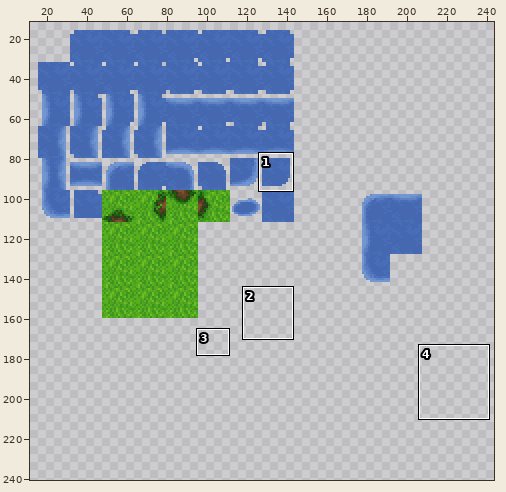
Two states of a pixel-art file, src/concept/sprite/Sprite-0002.aseprite. Above: a wide view before the commit, with the close-up outlined.
Close-up. Earlier state:
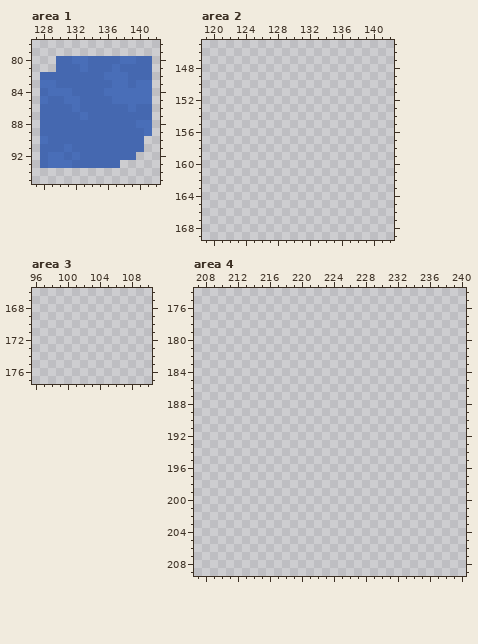
256x256 pixels, 1 frame. Colours within 5 levels of each other are drawn and written as one. Shown: area 1: x 127..142, y 78..95; area 2: x 119..142, y 145..169; area 3: x 96..110, y 166..177; area 4: x 207..240, y 174..209. The wide view leaves out empty margins. The commit also changed other parts of the picture, which this record leaves out.
The same view after the edit:
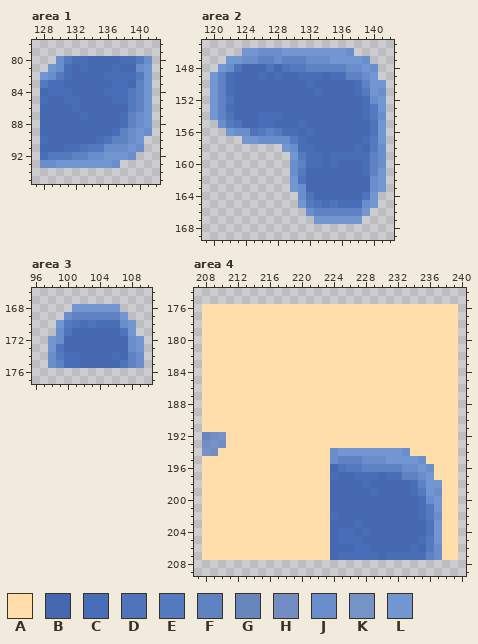
Palette (. is transparent): A #ffdeac  B #4568b0  C #496eb8  D #4f74bb  E #547abf  F #5f83c2  G #6986bc  H #718dc4  J #6a8ecc  K #7593c6  L #7196d1
Diff:
--- area 1, layer "Layer 1"
@@ x 127..142 @@
 79 ................
-80 ...BBCCBBBBCCBB.
-81 ...BBBCBBBCBBBB.
-82 .BBBBBBBBCCCBBB.
-83 .CCBBBBBBBCCBCC.
-84 .BCCCBBBBCCCCCC.
-85 .CBBCCBBBBCCCCC.
-86 .BBBBCBBBBBBCBB.
-87 .BBBBBCBBBBBBBB.
-88 .BBBBBBBBBBBBCC.
-89 .BBBBBBBBBBBBBC.
-90 .CBBBBBBBBBBBB..
-91 .BBBCBBBBBBBBB..
-92 .BCCBCBBBBBBB...
-93 .BCCCBBBBBB.....
+80 ...JECCBBBBCCEJ.
+81 ..LJCBCBBBCBBJL.
+82 .LJECBBBBCCCCEL.
+83 .ECCBBBBBBCCBFL.
+84 .BCCCBBBBCCCEFL.
+85 .CBBCCBBBBCCEFL.
+86 .BBBBCBBBBBBEFL.
+87 .BBBBBCBBBBCFJL.
+88 .BBBBBBBBBBCFJL.
+89 .BBBBBBBBBCFJLJ.
+90 .CBBBBBBCDFFJL..
+91 .BBBCCDEEJJJLJ..
+92 .CEEEFFJJLLLJ...
+93 .JJLLLLLLLJ.....
 94 ................
--- area 2, layer "Layer 1"
@@ x 119..142 @@
 145 ........................
-146 ........................
-147 ........................
-148 ........................
-149 ........................
-150 ........................
-151 ........................
-152 ........................
-153 ........................
-154 ........................
-155 ........................
-156 ........................
-157 ........................
-158 ........................
-159 ........................
-160 ........................
-161 ........................
-162 ........................
-163 ........................
-164 ........................
-165 ........................
-166 ........................
-167 ........................
+146 .....LLJJJLLLLLLLLJ.....
+147 ...LLJJFFJFFFJJJLLLLJ...
+148 ..LJDBBBDBDEEFFFFFJJLJ..
+149 .LFCBBBCBCBBCCCBCCFFJL..
+150 .LFCBBBBBBBBBCBBBBBCFLL.
+151 .LFCBBBBBBBBBBCBBBBCELJ.
+152 .LFDBBBBBBBBBBBBBBBBCJL.
+153 .LFCBBBBBBBBBBBBBBBBCEL.
+154 .LFDBBBCCCBBBBBBBBBBCEJ.
+155 ..JEDBBCCBBBCBBBBBBBBDL.
+156 ...LJJDEFECCBCBBBBBBBDL.
+157 .....LLJJJJECBBBBBBBCEL.
+158 ..........LJCCBBBBBCBEJ.
+159 ...........LECCBCCCCCFJ.
+160 ...........JFCCBCBBBCFJ.
+161 ...........JEBBBBBBBCFL.
+162 ...........LDBBBBBBBBJL.
+163 ...........LJBBBBBBBBJL.
+164 ............JDBBBBBBDL..
+165 ............LEDCDCCCJL..
+166 .............JFFFFFFL...
+167 ..............LLLLLL....
 168 ........................
--- area 3, layer "Layer 1"
@@ x 96..110 @@
 167 ...............
-168 ...............
-169 ...............
-170 ...............
-171 ...............
-172 ...............
-173 ...............
-174 ...............
-175 ...............
+168 .....LLLLLL....
+169 ....JFFFFFFL...
+170 ...LEDCDCCCJL..
+171 ...JDBBBBBBDL..
+172 ..LJBBBBBBBBJL.
+173 ..LDBBBBBBBBJL.
+174 ..JECCBBBBCBFJ.
+175 ..JFCCBBBBBDFJ.
 176 ...............
--- area 4, layers "Layer 1", "Layer 2"
@@ x 207..240 @@
 175 ..................................
-176 ..................................
-177 ..................................
-178 ..................................
-179 ..................................
-180 ..................................
-181 ..................................
-182 ..................................
-183 ..................................
-184 ..................................
-185 ..................................
-186 ..................................
-187 ..................................
-188 ..................................
-189 ..................................
-190 ..................................
-191 ..................................
-192 ..................................
-193 ..................................
-194 ..................................
-195 ..................................
-196 ..................................
-197 ..................................
-198 ..................................
-199 ..................................
-200 ..................................
-201 ..................................
-202 ..................................
-203 ..................................
-204 ..................................
-205 ..................................
-206 ..................................
-207 ..................................
+176 .AAAAAAAAAAAAAAAAAAAAAAAAAAAAAAAA.
+177 .AAAAAAAAAAAAAAAAAAAAAAAAAAAAAAAA.
+178 .AAAAAAAAAAAAAAAAAAAAAAAAAAAAAAAA.
+179 .AAAAAAAAAAAAAAAAAAAAAAAAAAAAAAAA.
+180 .AAAAAAAAAAAAAAAAAAAAAAAAAAAAAAAA.
+181 .AAAAAAAAAAAAAAAAAAAAAAAAAAAAAAAA.
+182 .AAAAAAAAAAAAAAAAAAAAAAAAAAAAAAAA.
+183 .AAAAAAAAAAAAAAAAAAAAAAAAAAAAAAAA.
+184 .AAAAAAAAAAAAAAAAAAAAAAAAAAAAAAAA.
+185 .AAAAAAAAAAAAAAAAAAAAAAAAAAAAAAAA.
+186 .AAAAAAAAAAAAAAAAAAAAAAAAAAAAAAAA.
+187 .AAAAAAAAAAAAAAAAAAAAAAAAAAAAAAAA.
+188 .AAAAAAAAAAAAAAAAAAAAAAAAAAAAAAAA.
+189 .AAAAAAAAAAAAAAAAAAAAAAAAAAAAAAAA.
+190 .AAAAAAAAAAAAAAAAAAAAAAAAAAAAAAAA.
+191 .AAAAAAAAAAAAAAAAAAAAAAAAAAAAAAAA.
+192 .GHKAAAAAAAAAAAAAAAAAAAAAAAAAAAAA.
+193 .HKHAAAAAAAAAAAAAAAAAAAAAAAAAAAAA.
+194 .KHAAAAAAAAAAAAAAJLLLLLLLLJAAAAAA.
+195 .AAAAAAAAAAAAAAAAJFFFJJJLLLLJAAAA.
+196 .AAAAAAAAAAAAAAAABDEEFFFFFJJLJAAA.
+197 .AAAAAAAAAAAAAAAACBBCCCBCCFFJLAAA.
+198 .AAAAAAAAAAAAAAAABBBBCBBBBBCFLLAA.
+199 .AAAAAAAAAAAAAAAABBBBBCBBBBCELJAA.
+200 .AAAAAAAAAAAAAAAABBBBBBBBBBBCJLAA.
+201 .AAAAAAAAAAAAAAAABBBBBBBBBBBCELAA.
+202 .AAAAAAAAAAAAAAAACBBBBBBBBBBCEJAA.
+203 .AAAAAAAAAAAAAAAABBBCBBBBBBBBDLAA.
+204 .AAAAAAAAAAAAAAAABCCBCBBBBBBBDLAA.
+205 .AAAAAAAAAAAAAAAABCCCBBBBBBBCELAA.
+206 .AAAAAAAAAAAAAAAABBBCCBBBBBCBEJAA.
+207 .AAAAAAAAAAAAAAAABCCCCCBCCCCCFJAA.
 208 ..................................
Pixel boxes of the changes (left, top, right, bottom) in both close-ups:
changed: (40, 56, 152, 168)
added: (210, 48, 386, 224)
added: (48, 304, 144, 368)
added: (202, 304, 458, 560)
